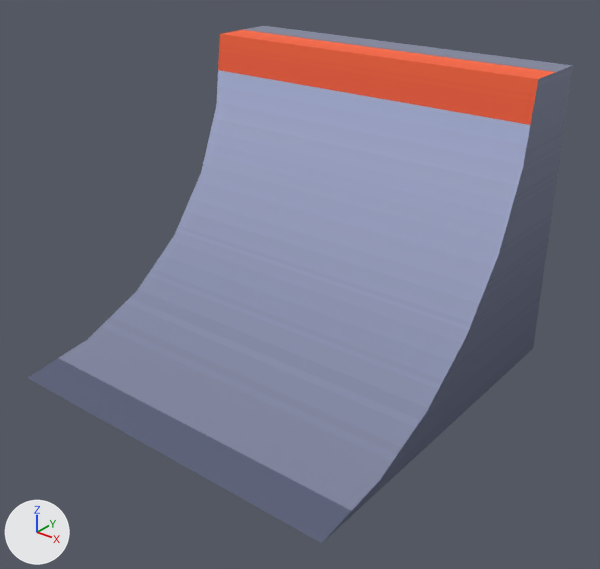
The glTF model models/kenney_skate_park/bowl-side.glb as it was, and as the next commit left it.
Both versions are drawn from a 50 mm lens placed at (1.272, -1.535, 1.207), pointed at (0.065, -0.027, 0.272). Lighting does not change. The marker at lower left points along +X, +Y and +Z.

The first picture shows 'bowl-side'.
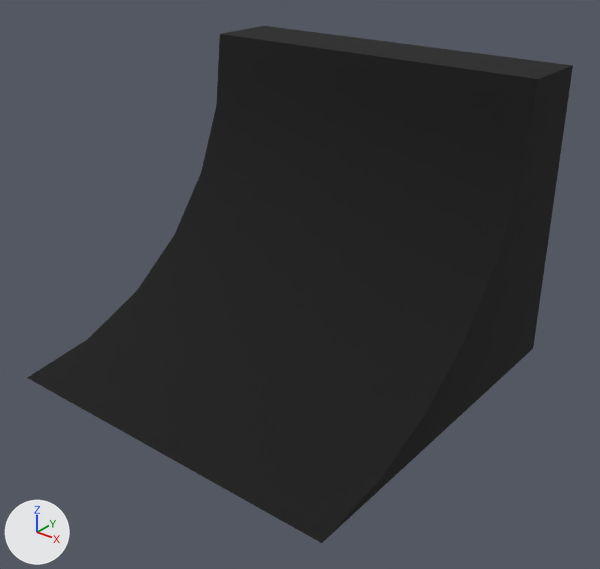
Location of each change, [x1, y1, x2, y2] in pixels of the pictures (600 x 569 px):
'bowl-side', recoloured
    both: [27, 26, 573, 543]

The change, as a diff of the scene's bpy script:
```diff
--- a/models/kenney_skate_park/bowl-side.glb.py
+++ b/models/kenney_skate_park/bowl-side.glb.py
@@ mat_colormap_003 @@
+mat_colormap_003 = principled_material('colormap.003')
+mat_colormap_003.base_color = (0.00561, 0.00561, 0.00561)  # black #111111
+mat_colormap_003.roughness = 1.0
@@ me_bowl_side @@
 me_bowl_side.from_pydata(...)  # 32 vertices, 44 faces; spans x -0.5..0.5, y -0.5..0.5, z 0.0..0.8
-me_bowl_side.materials.append(mat_colormap)
+me_bowl_side.materials.append(mat_colormap_003)  # black #111111
```
